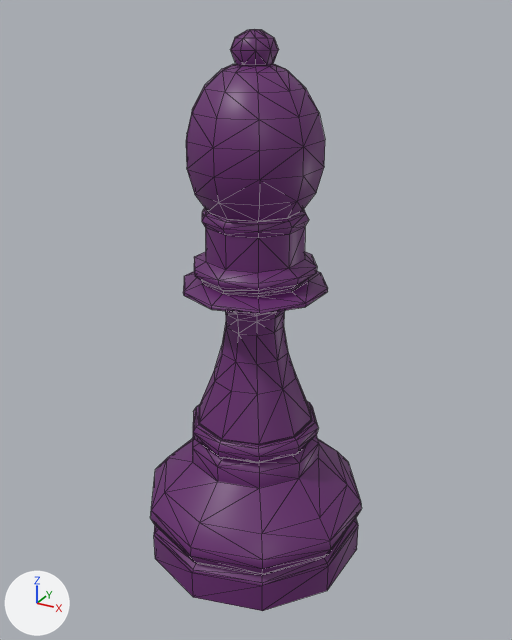
Renders of the glTF model assets/toy/item-2-9.glb from each side of a commit.
Both versions are drawn from a 50 mm camera at (0.127, -0.229, 0.222) aimed at (0.001, 0.0, 0.107). Arrows for +X, +Y and +Z are at lower left; the lights stay in place. The first picture is the older version. Mesh edges are drawn as thin lines. Where no turn or scale is listed for an object, it has been applied to the vertices.

Objects in the first picture: 'BlackBishop'.
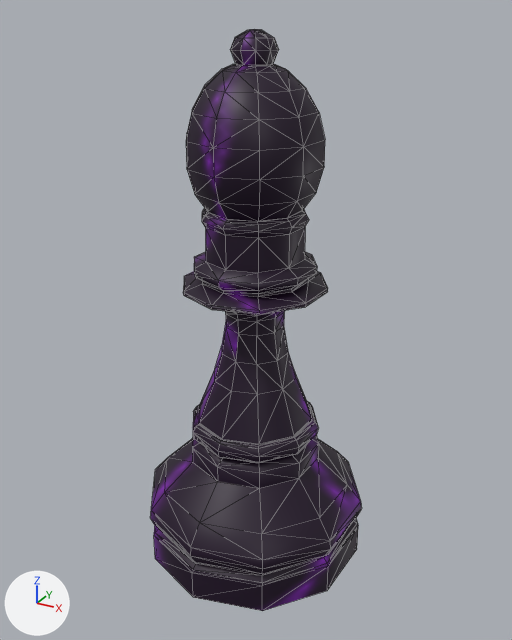
Changed parts and their boxes [x1, y1, x2, y2] in the pictures (512 x 640 px):
'BlackBishop', surface changed: [150, 29, 362, 611] in both

Edits to the bpy script that builds the scene:
```text
Add img_image_1:
    img_image_1 = load_image('Image_1', '_unpacked/Image_1', 128, 128, 'sRGB')
Add img_image_0:
    img_image_0 = load_image('Image_0', '_unpacked/Image_0', 128, 128, 'sRGB')
Change mat_piece_2_9:
    where n0 = _N.new('ShaderNodeBsdfPrincipled'); n0.name = 'Principled BSDF'
    remove n0.inputs[0].default_value = (0.118, 0.02, 0.138, 1.0)  # 'Base Color', dark purple #602768
    remove n0.inputs[2].default_value = 0.45  # 'Roughness'
    remove n0.inputs[27].default_value = (0.0119, 0.00202, 0.0139, 1.0)  # 'Emission Color', black #1c071f
    add n0.inputs[1].default_value = 0.1  # 'Metallic'
    n0.inputs[28].default_value: 1.0 -> 0.368  # 'Emission Strength'
    add n2 = _N.new('ShaderNodeTexImage'); n2.name = 'Image Texture'
    add n2.image = img_image_1
    add n3 = _N.new('ShaderNodeTexImage'); n3.name = 'Image Texture.001'
    add n3.image = img_image_0
    add _L.new(n2.outputs[0], n0.inputs[27])  # 'Color' to 'Emission Color'
    add _L.new(n3.outputs[0], n0.inputs[0])  # 'Color' to 'Base Color'
```
